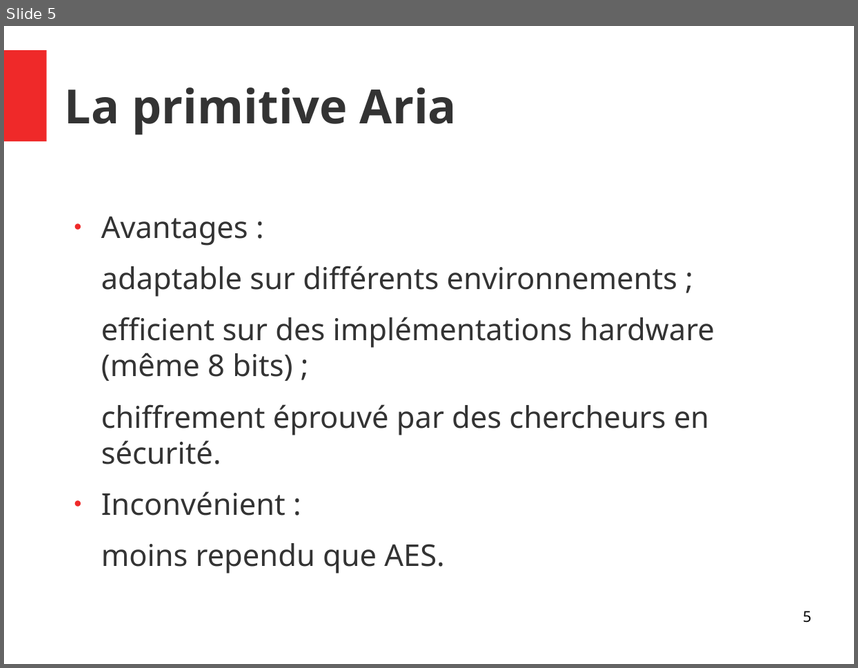
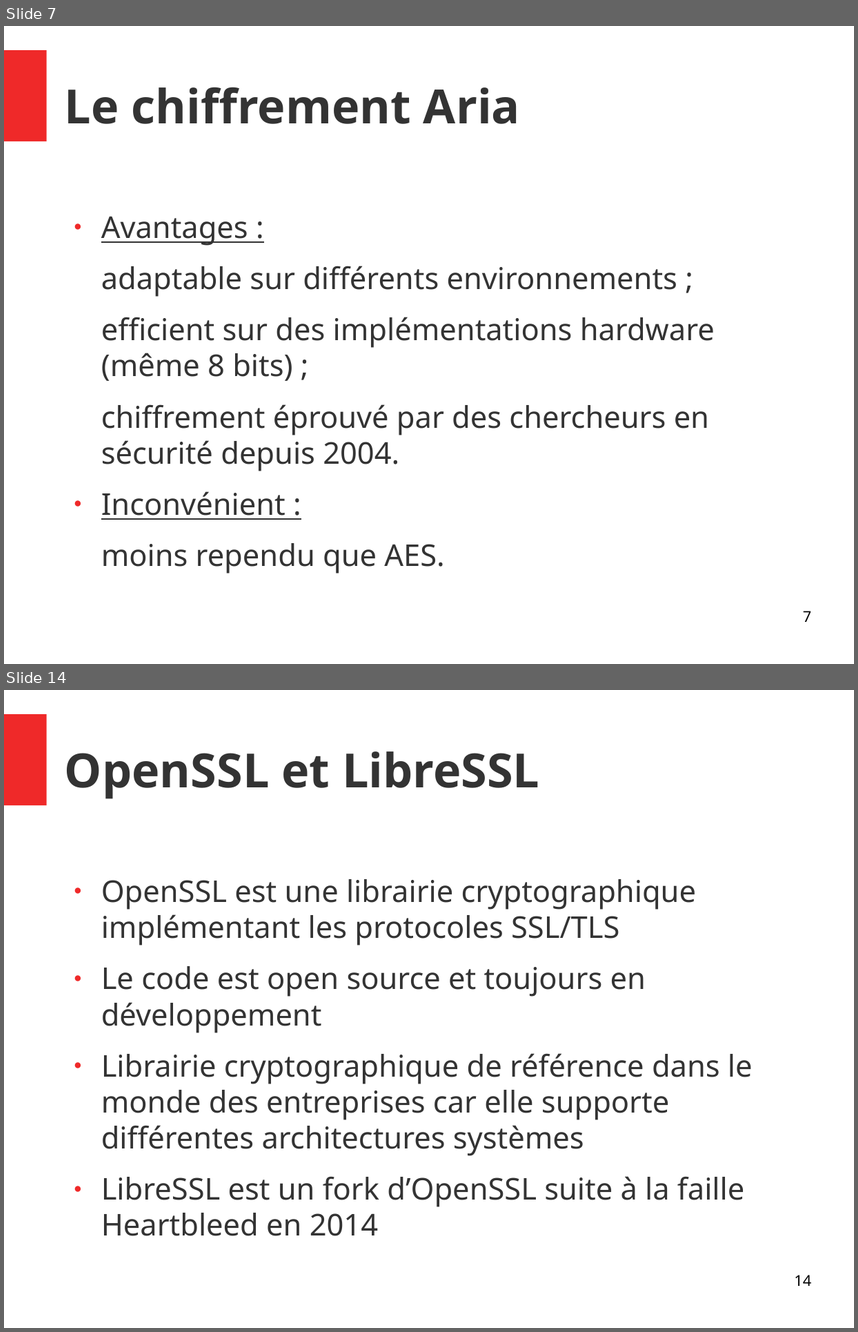
Before and after one commit to Allard-Chris/Aria, a slide deck: docs/[M2CSI]_ICP_Aria_Allard_Aulagnier.odp. Shown one above the other, each under a label of ours: slide 5 before the commit, slides 7 and 14 after it; the slides between them are not shown. The pictures are 858x668 and 858x1332 pixels, drawn with LibreOffice and Linux fonts; fonts in the diff are those of the drawing. Boxes give left, top, right and bottom in pixels: in the first picture for what was removed or moved away, otherwise in the second. Text is boxed around its words. In the diff, an @@ line names an element or a change of style, - is before the commit and + after.

```diff
--- a/docs/[M2CSI]_ICP_Aria_Allard_Aulagnier.odp
+++ b/docs/[M2CSI]_ICP_Aria_Allard_Aulagnier.odp
@@ slide 14 added at (4, 690, 854, 1328), background #FFFFFF; not listed: 1 template element that a slide beside it also shows @@
@@ title added at (65, 751, 539, 799), 44 pt, text #333333, bold @@
+OpenSSL et LibreSSL
@@ text added at (101, 879, 753, 1236), 28 pt, text #333333 @@
+● OpenSSL est une librairie cryptographique implémentant les protocoles SSL/TLS
+● Le code est open source et toujours en développement
+● Librairie cryptographique de référence dans le monde des entreprises car elle supporte différentes architectures systèmes
+● LibreSSL est un fork d’OpenSSL suite à la faille Heartbleed en 2014
@@ page number added at (794, 1274, 811, 1285), 14 pt, text #000000 @@
+14
@@ what was slide 5 is now slide 7 @@
@@ slide 7 changed as well @@
@@ title at (65, 87, 520, 124): text changed @@
-La primitive Aria
+Le chiffrement Aria
@@ text at (101, 216, 286, 519): underline on in "Avantages :", "Inconvénient :" @@
@@ text at (101, 404, 709, 471): text changed @@
-chiffrement éprouvé par des chercheurs en sécurité.
+chiffrement éprouvé par des chercheurs en sécurité depuis 2004.
@@ page number at (803, 610, 811, 621): text changed @@
-5
+7
```
Also in this commit, not shown: 6 other slides changed, 14 other slides added, 3 slides removed, 3 other files.
